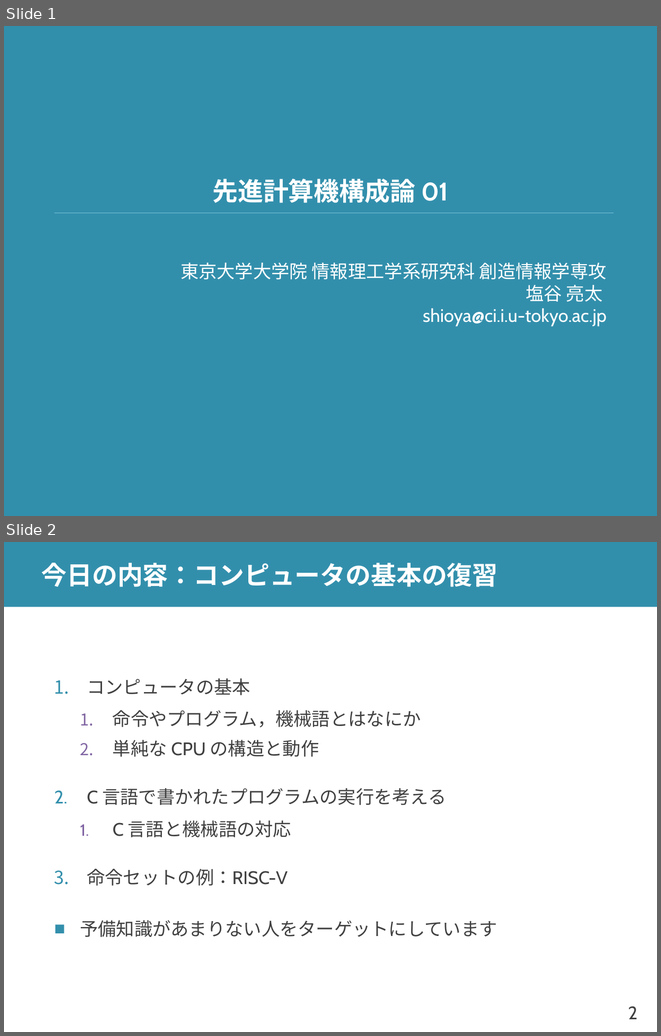
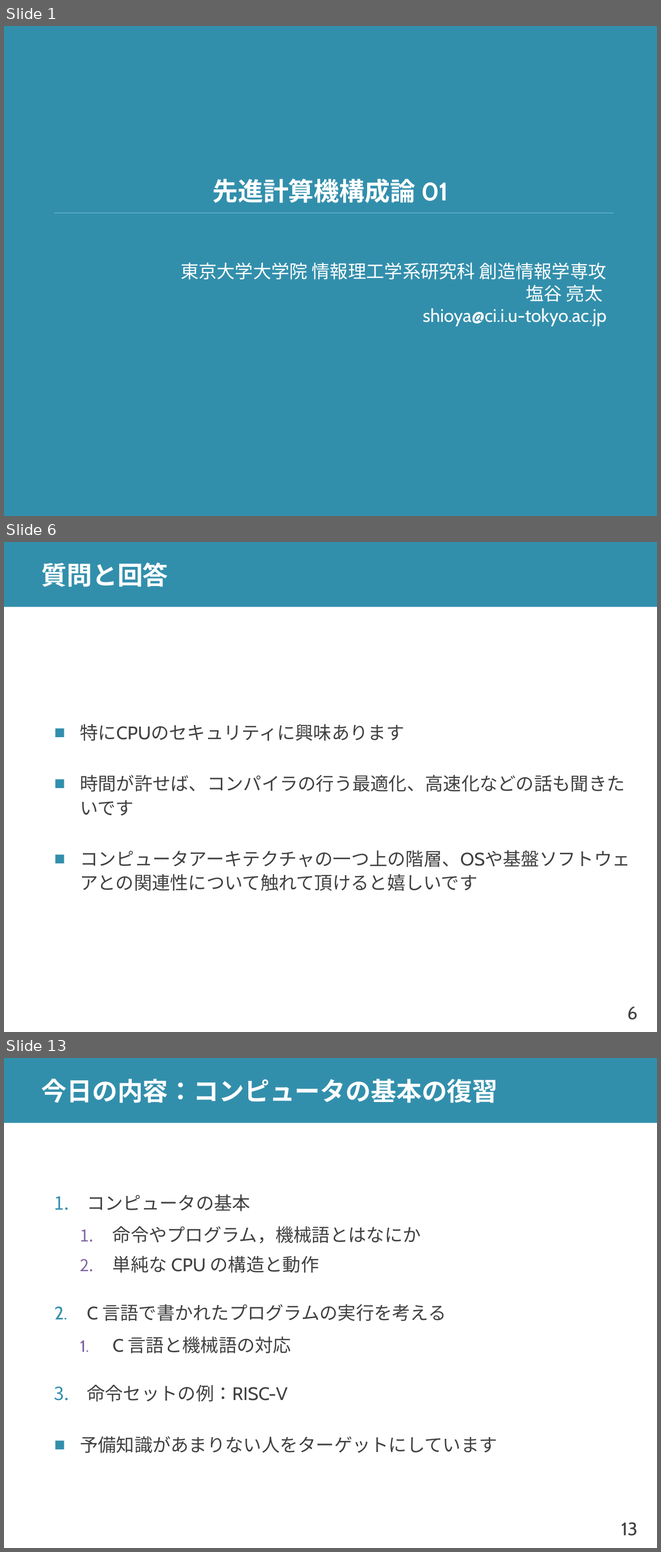
Before and after one commit to shioyadan/advanced-computer-organization, a slide deck: aco-shioya-01.pptx. Shown one above the other, each under a label of ours: slides 1 and 2 before the commit, slides 1, 6 and 13 after it; the slides between them are not shown. The pictures are 661x1036 and 661x1552 pixels, drawn with LibreOffice and Linux fonts; fonts in the diff are those of the drawing. Boxes give left, top, right and bottom in pixels: in the first picture for what was removed or moved away, otherwise in the second. Text is boxed around its words. In the diff, an @@ line names an element or a change of style, - is before the commit and + after.

```diff
--- a/aco-shioya-01.pptx
+++ b/aco-shioya-01.pptx
@@ slide 6 added at box(4, 542, 657, 1032), background #FFFFFF; not listed: 2 template elements that a slide beside it also shows @@
@@ title added at box(42, 563, 168, 587), 28 pt, text #FFFFFF, bold @@
+質問と回答
@@ text added at box(80, 724, 630, 867), 20 pt, text #404040 @@
+■ 特にCPUのセキュリティに興味あります
+■ 時間が許せば、コンパイラの行う最適化、高速化などの話も聞きたいです
+■ コンピュータアーキテクチャの一つ上の階層、OSや基盤ソフトウェアとの関連性について触れて頂けると嬉しいです
@@ what was slide 2 is now slide 13 @@
@@ page number at box(621, 1522, 637, 1536): text changed @@
-2
+13
```
Also in this commit, not shown: 6 slides changed, 11 other slides added, 1 slide removed, 1 other file.
